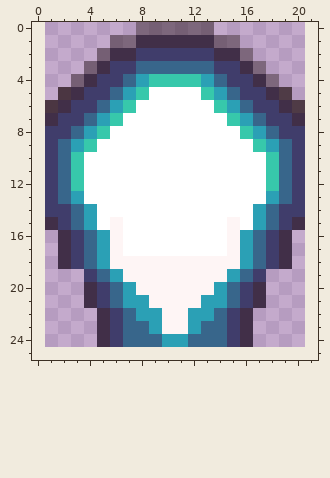
Pixel-art sprite: res/img/effect/iceshower.png. Above is the file before it was changed.
The file is 20x25 pixels. Colours within 5 levels of each other are drawn and written as one. The old version is drawn lined up with the new one, on the new canvas.
And afterwards:
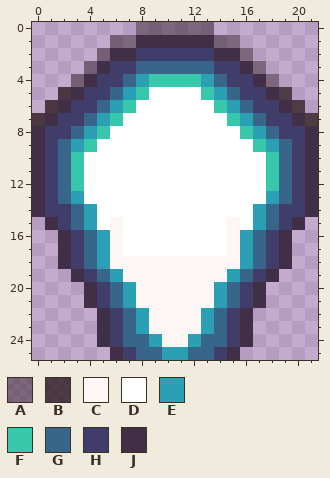
Palette (. is transparent): A #13030366  B #150303aa  C #fef5f5  D #ffffff  E #2ba0b5  F #37c8ab  G #38668b  H #403d6b  J #412f48
The commit says: New fireboom lvl 3 atk and updated iceshower gfx
The exact change:
canvas 20x25 -> 22x26, the old top-left corner now at 1,0
Colour B is added in row 7 at x 0 and 21.
Colour C replaces colour E in row 21 at x 8 and 13; in rows 22 to 23 at x 9 and 12; in row 24 at x 10 to 11.
Colour E is added in row 25 at x 10 to 11.
Colour E replaces colour G in row 23 at x 8 and 13; in row 24 at x 9 and 12.
Colour G is added in row 25 at x 8 to 9 and 12 to 13.
Colour H is added in row 25 at x 7 and 14.
Colour J is added in rows 8 to 14 at x 0 and 21; in row 19 at x 3 and 18; in row 25 at x 6 and 15.
